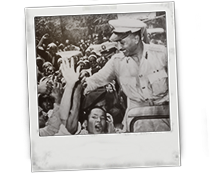
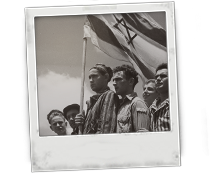
Layer changes from the first 210×176 image to the second:
painted on "DeWatermark.ai_1740669323694" over [left=25, top=11, right=209, bottom=163]
